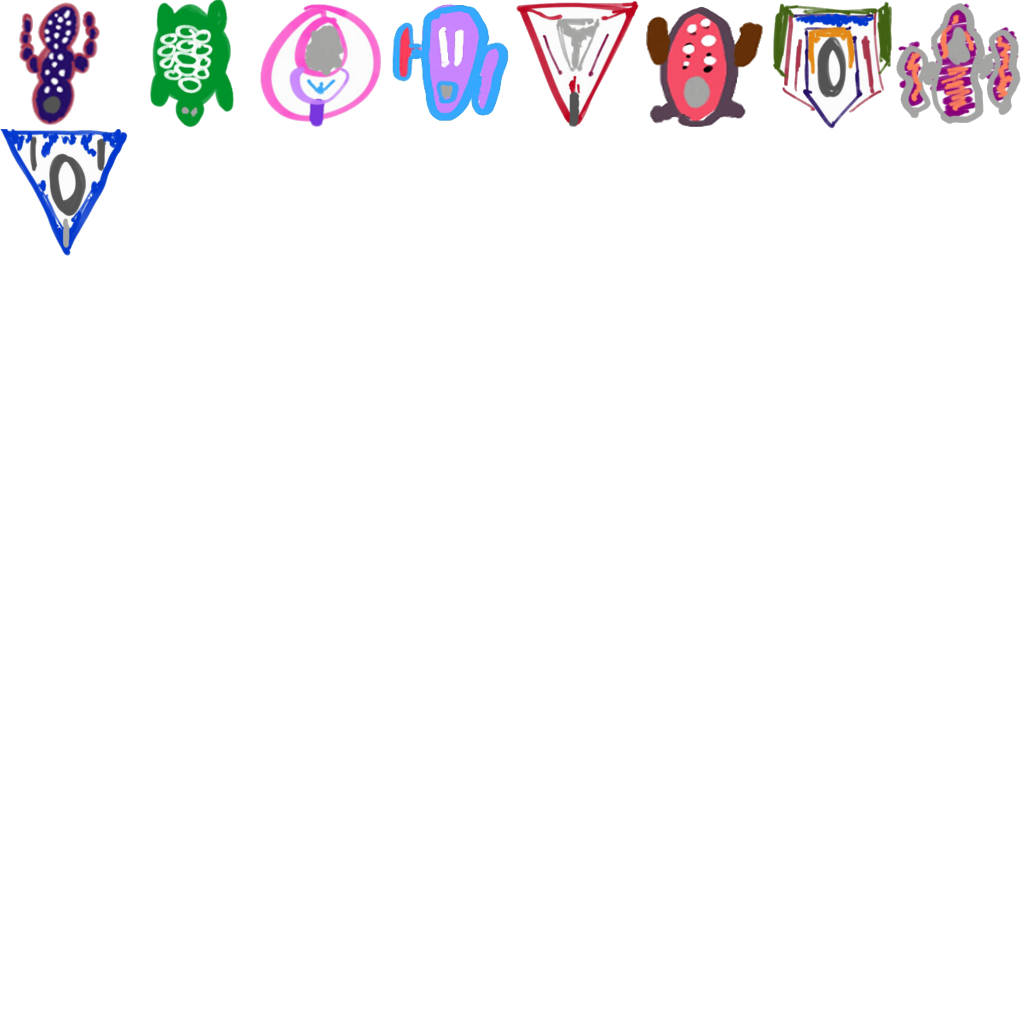
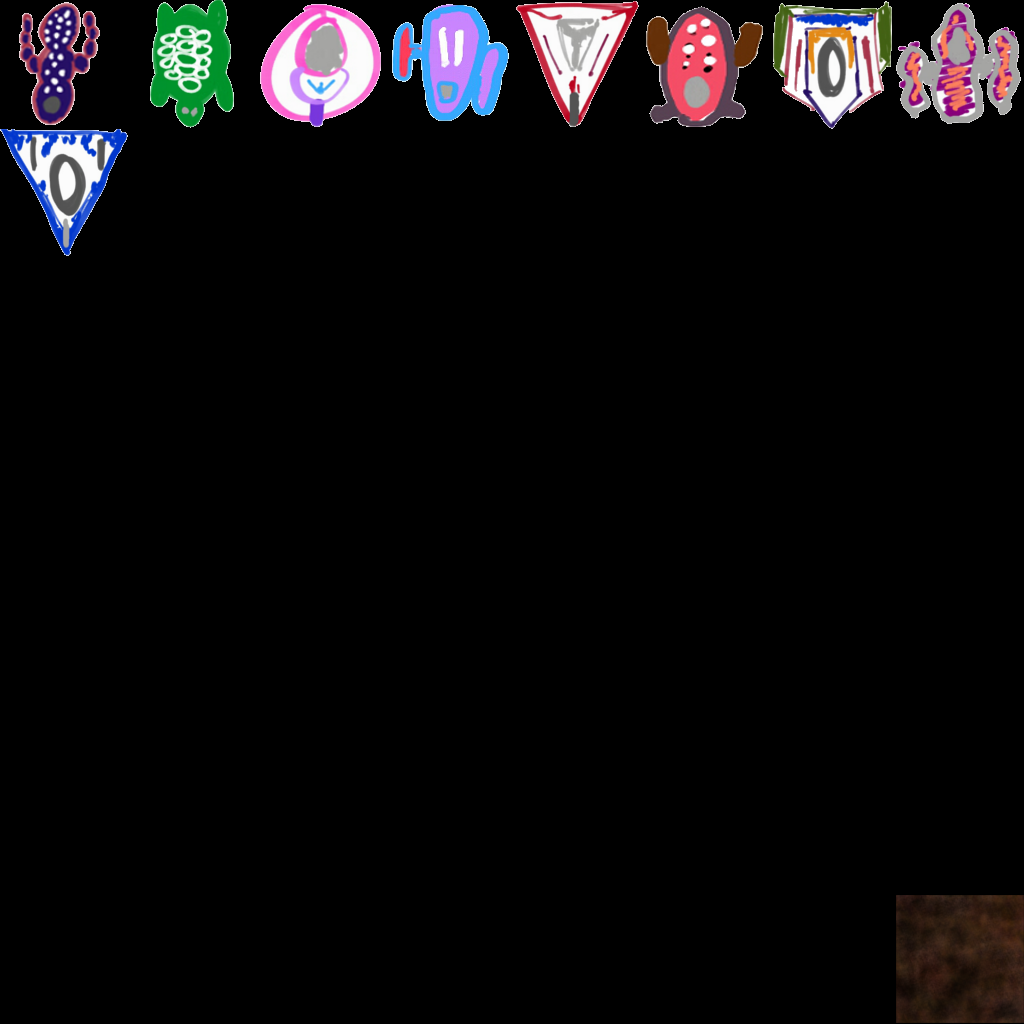
Revision of a layered 1024px x 1024px image; what changed, layer by layer:
added layer "Pasted Layer" above "TextureDump2.bmp" over box(896, 895, 1024, 1023)
renamed "Background" to "TextureDump2.bmp", painted on it over box(0, 0, 1024, 1024)
